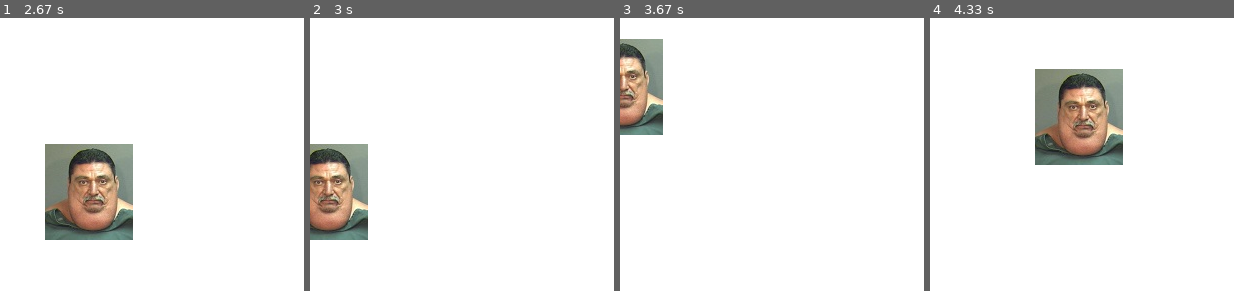
Above: before the commit, frames 1-4 (left to right).
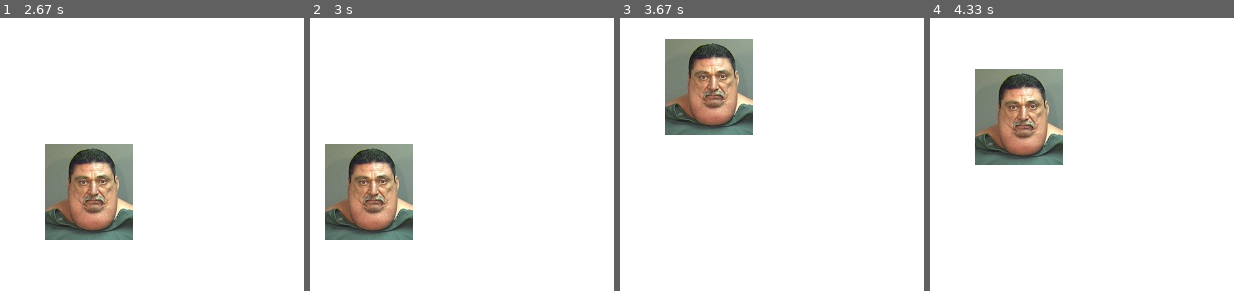
Above: after the commit, the same moments.

Repository: Ajay-Mohanraj/Evader
Game: pygame game, started from testing123.py
The game is run twice, just before and just after one commit, with the same random seed, the same clock (stepped at 60 frames per second) and the same inputs.
Inputs:
- Up to frame 1 (2.67 s): hold Up 0.83-1.3 s; hold Left 1.83-2.37 s; hold Down from 2.4 s (still down)
- Up to frame 2 (3 s): release Down at 2.7 s; hold Left from 2.73 s (still down)
- Up to frame 3 (3.67 s): release Left at 3.13 s; hold Up 3.17-3.53 s; hold Right from 3.57 s (still down)
- Up to frame 4 (4.33 s): release Right at 4.2 s; hold Down from 4.23 s (still down)

Frame 1 is identical in both runs. In frame 2, 11% of the frame differs, in the area x 0-34%, y 46-82%; in frame 3, 15%; in frame 4, 16%, in the area x 14-64%, y 18-54%.

Commit message:
Merge remote-tracking branch 'origin/master'
# Conflicts:
#	EggRoulette.py

Diff:
--- a/testing123.py
+++ b/testing123.py
@@ -28,17 +28,17 @@
 
             keys = pygame.key.get_pressed()
 
-            if keys[pygame.K_LEFT]: #and self.x > self.vel:
+            if keys[pygame.K_LEFT] and self.x > self.vel:
 
                 self.x -= self.vel
 
-            if keys[pygame.K_RIGHT]: #and self.x < 540 - self.w - self.vel:
+            if keys[pygame.K_RIGHT] and self.x < 100 - self.w - self.vel:
                 self.x += self.vel
 
-            if keys[pygame.K_UP]: #and self.y > self.vel:
+            if keys[pygame.K_UP] and self.y > self.vel:
                 self.y -= self.vel
 
-            if keys[pygame.K_DOWN]: #and self.y < (525 - self.h - self.vel):
+            if keys[pygame.K_DOWN] and self.y < (500 - self.h - self.vel):
                 self.y += self.vel
             """if not(isJump):
 
